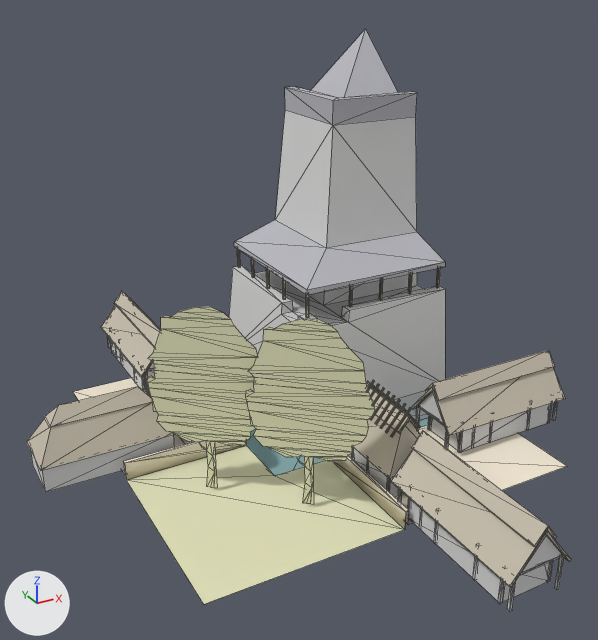
Renders of the OBJ model assets/stl_export/1c1w.obj from each side of a commit.
One viewpoint serves both versions: a 50 mm lens placed at (-28.8, -52.1, 35.7), pointed at (-1.3, -2.1, 10.7). The axes (+X, +Y, +Z) are drawn at lower left. The lights are the same throughout. The first picture is the older version. Mesh edges are drawn as thin lines. Where no turn or scale is listed for an object, it has been applied to the vertices. Vertices at exactly the same position are counted once.

Objects in the first picture: '1c1w'.
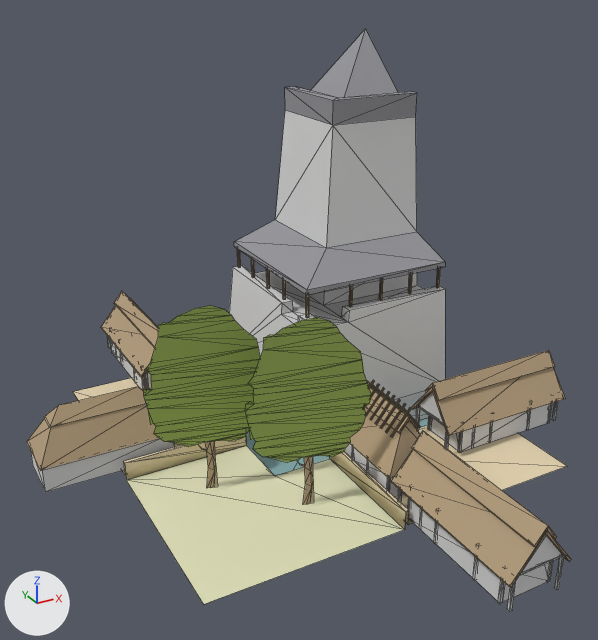
Changed parts and their boxes [x1, y1, x2, y2] in the pictures (598 x 640 px; the box of a moved part takes in the faces that stretch with it):
'1c1w', recoloured, reshaped: [27, 29, 571, 611] in both
part 1 of me_1c1w, moved or reshaped: before [147, 307, 375, 504]; after [144, 308, 372, 504]
part 2 of me_1c1w, recoloured: before [151, 364, 254, 447]; after [199, 441, 311, 488]
part 3 of me_1c1w, recoloured: before [162, 307, 375, 503]; after [145, 306, 372, 462]

What changed in the scene script:
```text
Change mat_cortyard:
    mat_cortyard.base_color: (0.878, 0.792, 0.651) -> (0.757, 0.639, 0.427)  # pale yellow #f1e6d3 -> beige #e2d1af
Change mat_castleroof:
    mat_castleroof.base_color: (0.471, 0.471, 0.51) -> (0.294, 0.294, 0.318)  # grey #b7b7bd -> grey #949499
Change mat_straw:
    mat_straw.base_color: (0.569, 0.514, 0.42) -> (0.447, 0.333, 0.204)  # light grey #c7bead -> beige #b29c7d
Add mat_tree:
    mat_tree = principled_material('tree')
    mat_tree.base_color = (0.294, 0.4, 0.0902)  # green #94aa55
    mat_tree.roughness = 1.0
Change me_1c1w:
    where me_1c1w.from_pydata(...)  # 1065 vertices, 1571 faces; spans x -20.9..19.4, y -24.8..22.6, z -3.0..29.6
    used by ob_1c1w; location = (0.0, 0.0, 0.0)
    me_1c1w part 1: 134 of 1065 vertices moved; they spanned x -13.3..-1.2, y -12.4..-1.7, z 0.0..14.4 and now span x -14.1..-0.4, y -10.7..-3.4, z 0.0..14.4; mean shift (-0.1, -0.1, 0.0); largest move (-13.0, -2.0, 10.0) -> (-4.3, -9.7, 0.0)
    me_1c1w part 2: 10 faces spanning x -10.7..-4.5, y -9.6..-4.3, z 0.0..3.9 switch from mat_w (beige #e2e2bc) to mat_straw (beige #b29c7d)
    me_1c1w part 3: 36 faces spanning x -14.0..-0.4, y -10.7..-3.4, z 3.7..14.4 switch from mat_w (beige #e2e2bc) to mat_tree (green #94aa55)
```
